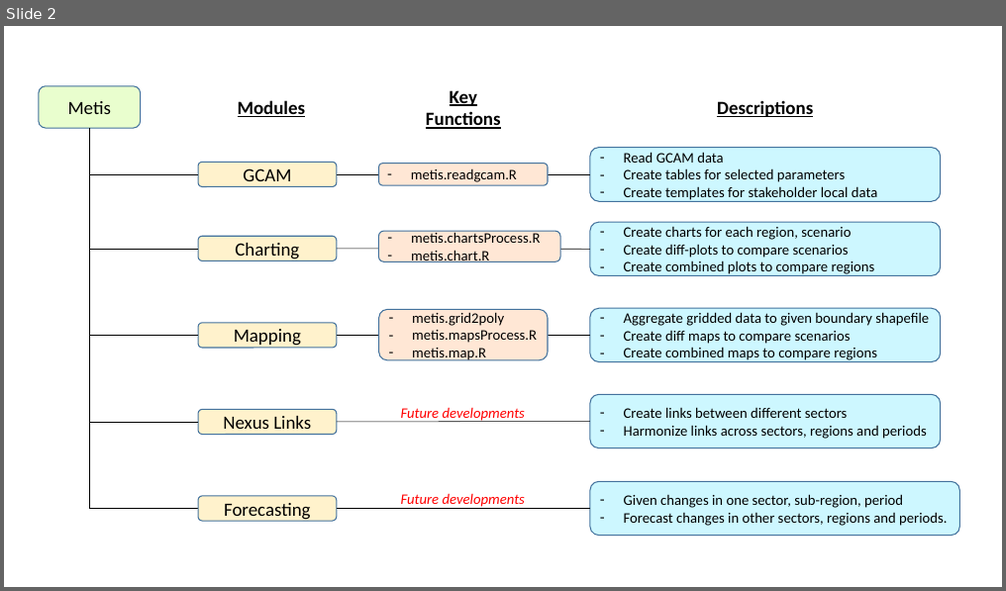
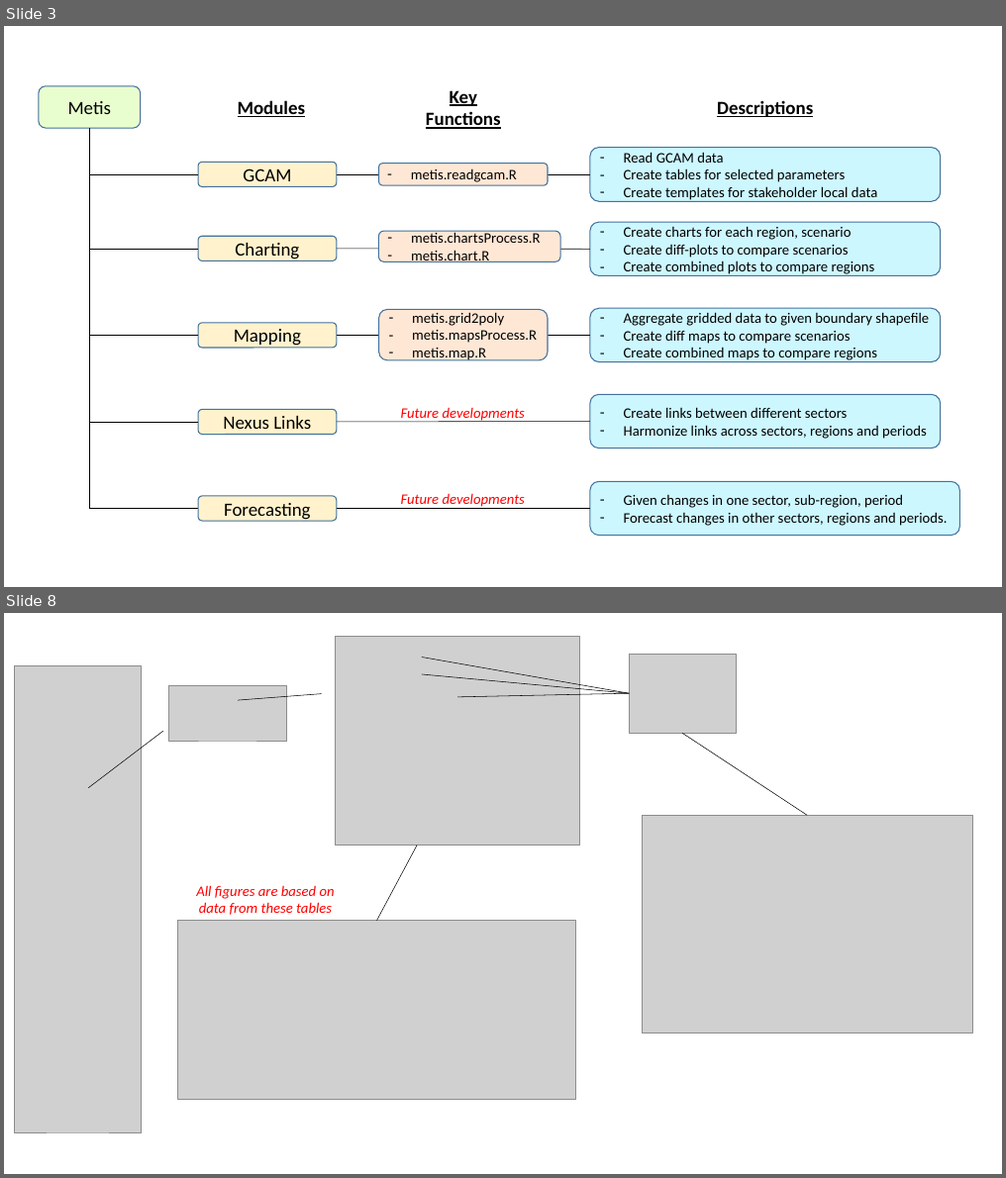
Before and after one commit to JGCRI/metis, a slide deck: READMEfigs/READMEfigs.pptx. Shown one above the other, each under a label of ours: slide 2 before the commit, slides 3 and 8 after it; the slides between them are not shown. The pictures are 1006x591 and 1006x1178 pixels, drawn with LibreOffice and Linux fonts; fonts in the diff are those of the drawing; grey boxes stand for pictures. Boxes give left, top, right and bottom in pixels: in the first picture for what was removed or moved away, otherwise in the second. Text is boxed around its words. In the diff, an @@ line names an element or a change of style, - is before the commit and + after.

```diff
--- a/READMEfigs/READMEfigs.pptx
+++ b/READMEfigs/READMEfigs.pptx
@@ slide 8 added at box(4, 613, 1002, 1174), background #FFFFFF @@
@@ picture added at box(336, 636, 580, 845) @@
@@ picture added at box(15, 666, 141, 1134) @@
@@ line added from (422, 658) to (629, 693), #000000 0.5 pt @@
@@ picture added at box(629, 654, 737, 733) @@
@@ picture added at box(168, 685, 286, 741) @@
@@ line added from (322, 694) to (238, 700), #000000 0.5 pt @@
@@ line added from (422, 674) to (629, 693), #000000 0.5 pt @@
@@ line added from (457, 697) to (629, 693), #000000 0.5 pt @@
@@ line added from (88, 788) to (162, 731), #000000 0.5 pt @@
@@ line added from (807, 815) to (682, 734), #000000 0.5 pt @@
@@ picture added at box(642, 815, 973, 1034) @@
@@ line added from (417, 845) to (377, 921), #000000 0.5 pt @@
@@ rounded rectangle added at box(177, 886, 353, 912), 14 pt, text #FF0000, italic @@
+All figures are based on data from these tables
@@ picture added at box(177, 921, 576, 1100) @@
@@ what was slide 2 is now slide 3 @@
```
Also in this commit, not shown: 3 slides changed, 9 other slides added, 2 slides removed, 35 other files.
